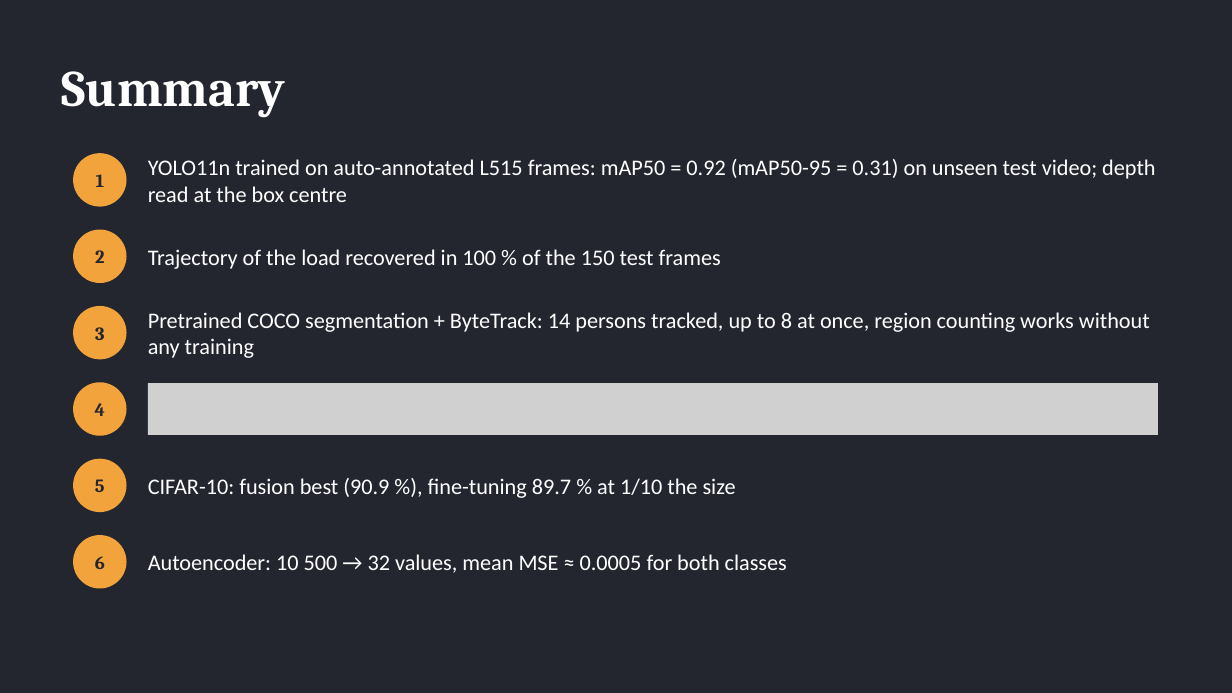
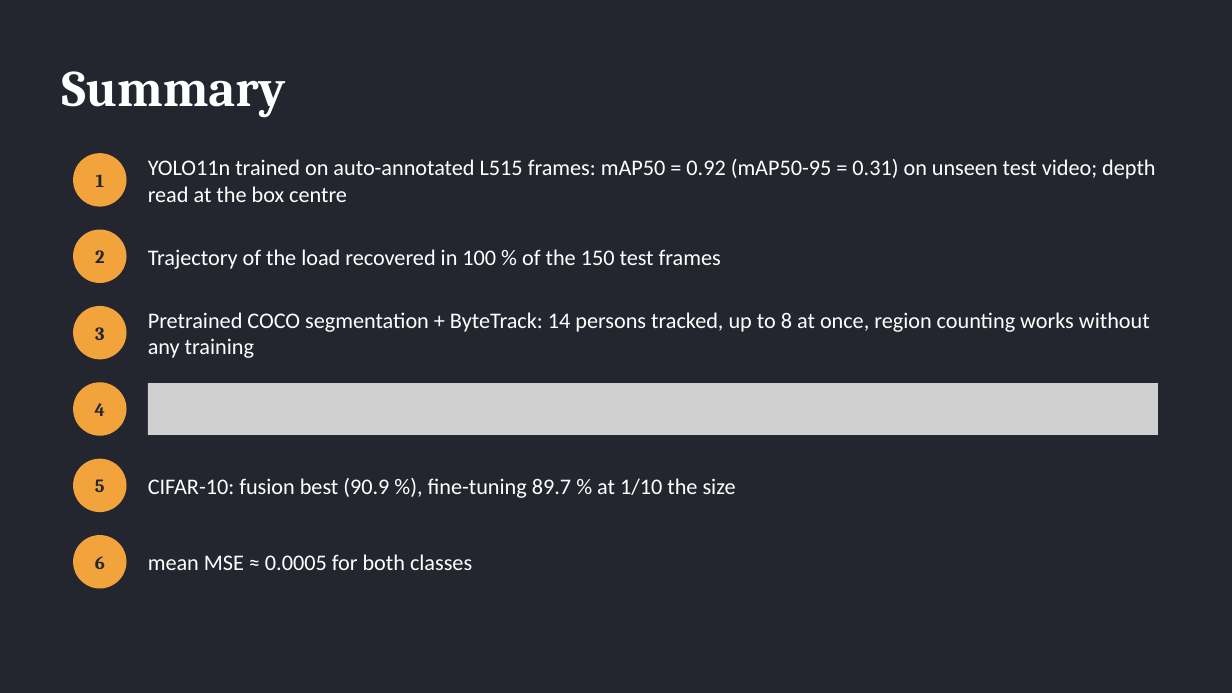
Before and after one commit to AreGundersen/MAS512, a slide deck: slide 18 of Assignment 1/MAS512_assignment1_gr5.pptx. Drawn at 1232x693 pixels with LibreOffice and Linux fonts; fonts in the diff are those of the drawing; grey boxes stand for pictures. Boxes give left, top, right and bottom in pixels: in the first picture for what was removed or moved away, otherwise in the second. Text is boxed around its words. In the diff, an @@ line names an element or a change of style, - is before the commit and + after.

```diff
--- a/Assignment 1/MAS512_assignment1_gr5.pptx
+++ b/Assignment 1/MAS512_assignment1_gr5.pptx
@@ text at (148, 554, 472, 570): text changed @@
-Autoencoder: 10 500 → 32 values, mean MSE ≈ 0.0005 for both classes
+mean MSE ≈ 0.0005 for both classes
```
Also in this commit, not shown: 2 other slides changed, 7 other files.
